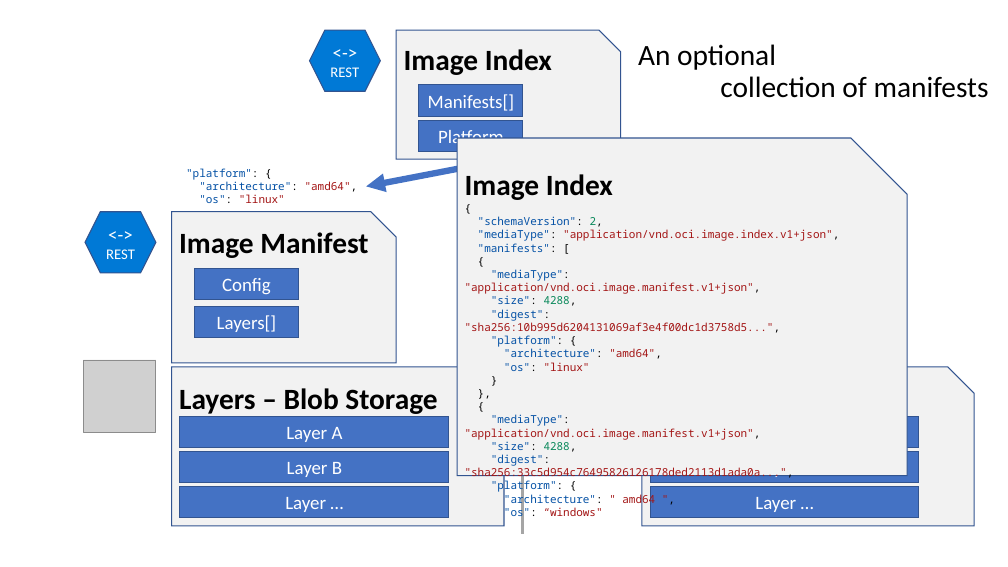
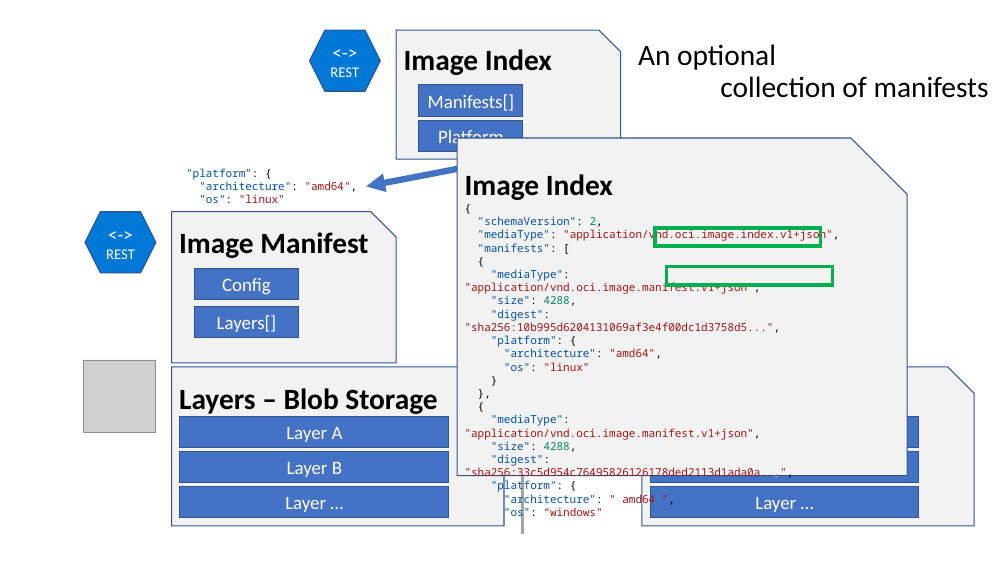
Before and after one commit to SteveLasker/Presentations, a slide deck: slide 14 of ACR/OCIArtifactRegistries.pptm. Drawn at 1008x567 pixels with LibreOffice and Linux fonts; fonts in the diff are those of the drawing; grey boxes stand for pictures; background and template pictures are left out. Boxes give left, top, right and bottom in pixels: in the first picture for what was removed or moved away, otherwise in the second. Text is boxed around its words. In the diff, an @@ line names an element or a change of style, - is before the commit and + after.

```diff
--- a/ACR/OCIArtifactRegistries.pptm
+++ b/ACR/OCIArtifactRegistries.pptm
@@ rectangle added at [655,228,820,247], outline #00B050 3 pt @@
@@ rectangle added at [666,267,832,285], outline #00B050 3 pt @@
```
Also in this commit, not shown: 5 other slides changed.
